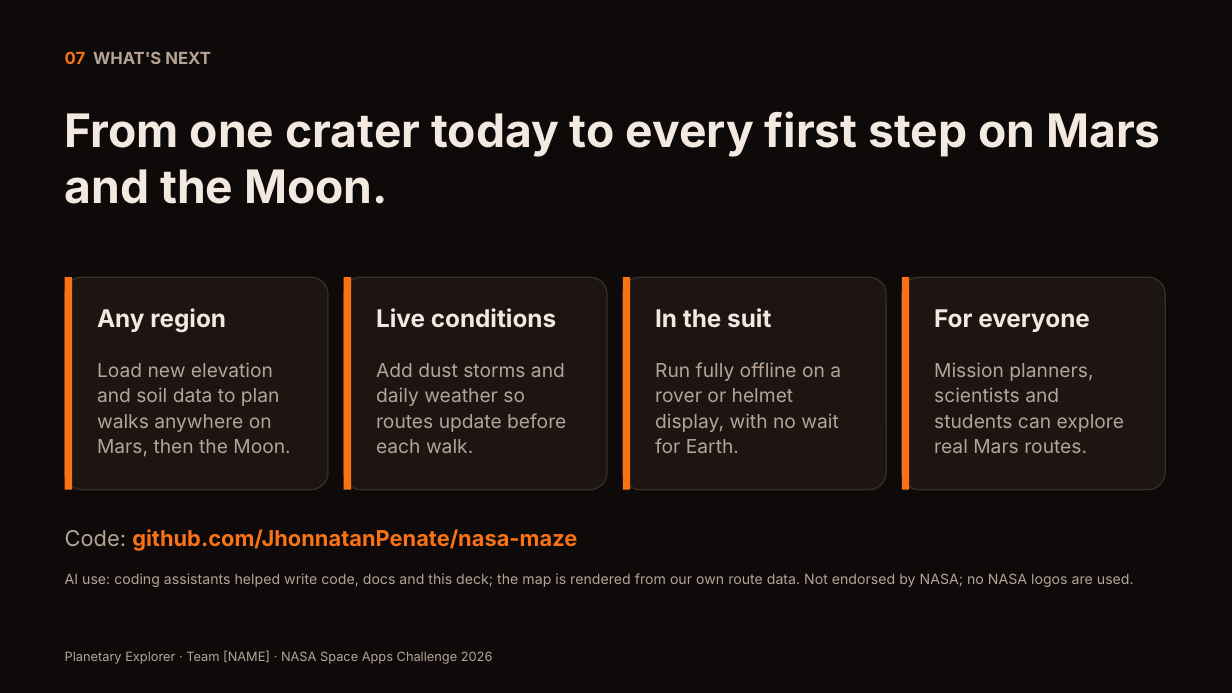
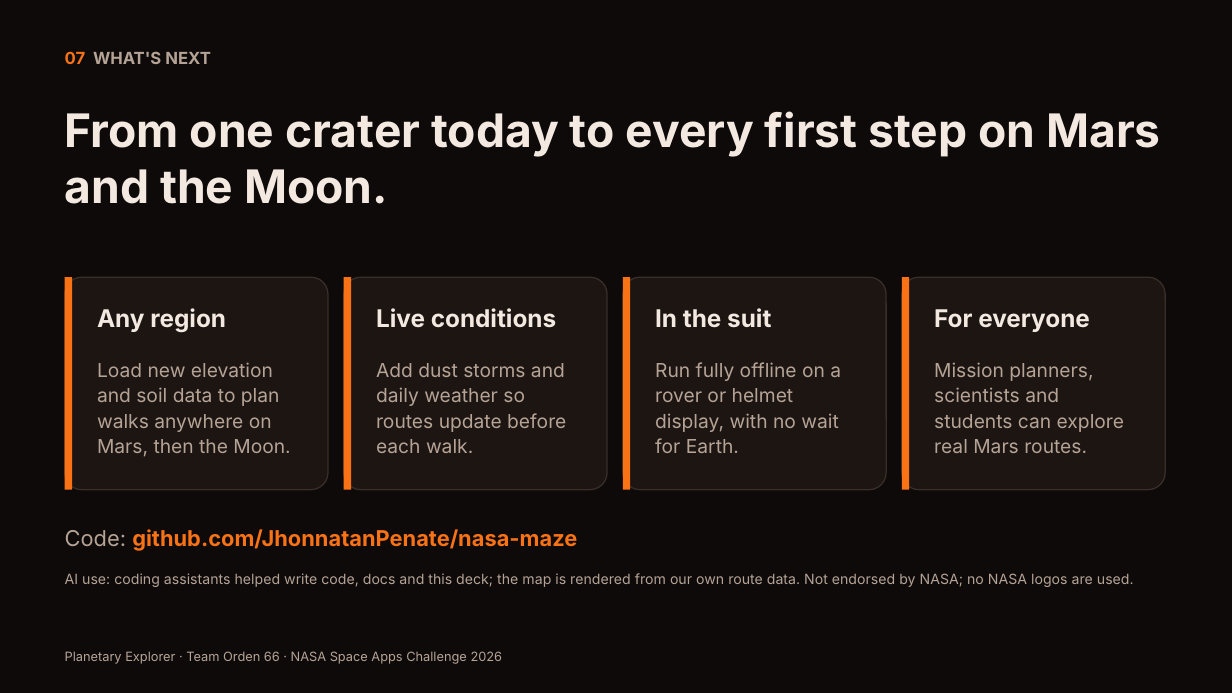
Before and after one commit to JhonnatanPenate/nasa-maze, a slide deck: slide 7 of docs/demo/planetary-explorer-deck.pptx. Drawn at 1232x693 pixels with LibreOffice and Linux fonts; fonts in the diff are those of the drawing. Boxes give left, top, right and bottom in pixels: in the first picture for what was removed or moved away, otherwise in the second. Text is boxed around its words. In the diff, an @@ line names an element or a change of style, - is before the commit and + after.

```diff
--- a/docs/demo/planetary-explorer-deck.pptx
+++ b/docs/demo/planetary-explorer-deck.pptx
@@ text at bbox=[65, 651, 503, 664]: text changed @@
-Planetary Explorer · Team [NAME] · NASA Space Apps Challenge 2026
+Planetary Explorer · Team Orden 66 · NASA Space Apps Challenge 2026
```
Also in this commit, not shown: 6 other slides changed, 4 other files.
